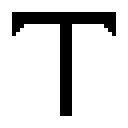
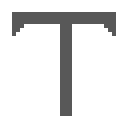
Comparing the layer stacks of the two 128×128 images. Changes:
painted on "Слой" over [12,12,116,116]
